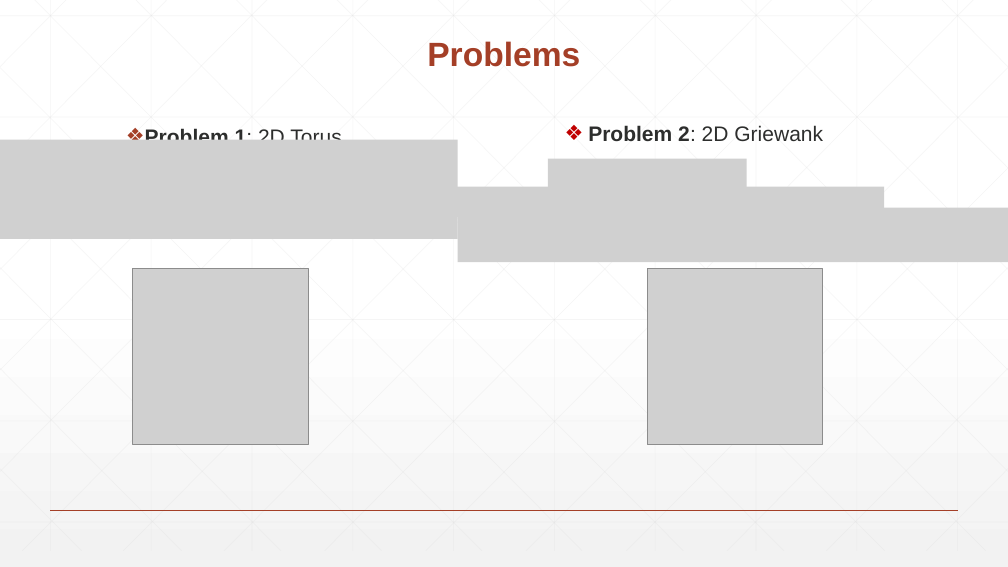
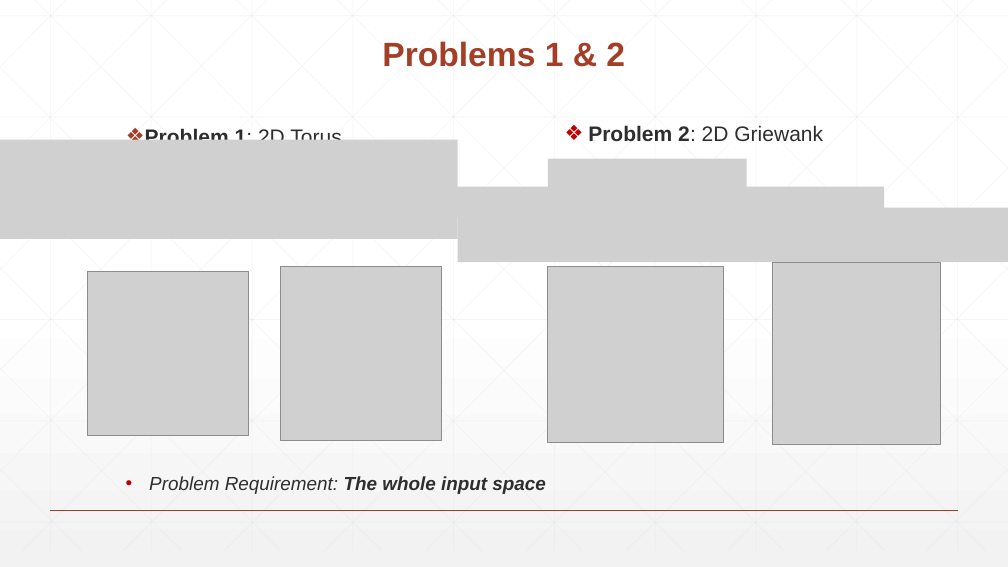
Before and after one commit to knasiotis/postgraduate_thesis, a slide deck: slide 38 of thesis/presentation.pptx (slide 26 before the commit). Drawn at 1008x567 pixels with LibreOffice and Linux fonts; fonts in the diff are those of the drawing; grey boxes stand for pictures. Boxes give left, top, right and bottom in pixels: in the first picture for what was removed or moved away, otherwise in the second. Text is boxed around its words. In the diff, an @@ line names an element or a change of style, - is before the commit and + after.

```diff
--- a/thesis/presentation.pptx
+++ b/thesis/presentation.pptx
@@ title at (382,41,625,67): text changed @@
-Problems
+Problems 1 & 2
@@ picture added at (281,267,442,440) @@
@@ picture: place and size @@
-picture at (647,269,823,445)
+picture at (548,267,724,443)
@@ picture added at (773,262,941,444) @@
@@ picture: place and size @@
-picture at (132,268,308,444)
+picture at (88,271,249,436)
@@ text added at (149,476,546,494), 18 pt, text #2D2E2D, italic @@
+• Problem Requirement: The whole input space
```
Also in this commit, not shown: 27 other slides changed, 17 slides added, 11 slides removed, 1 other file.
